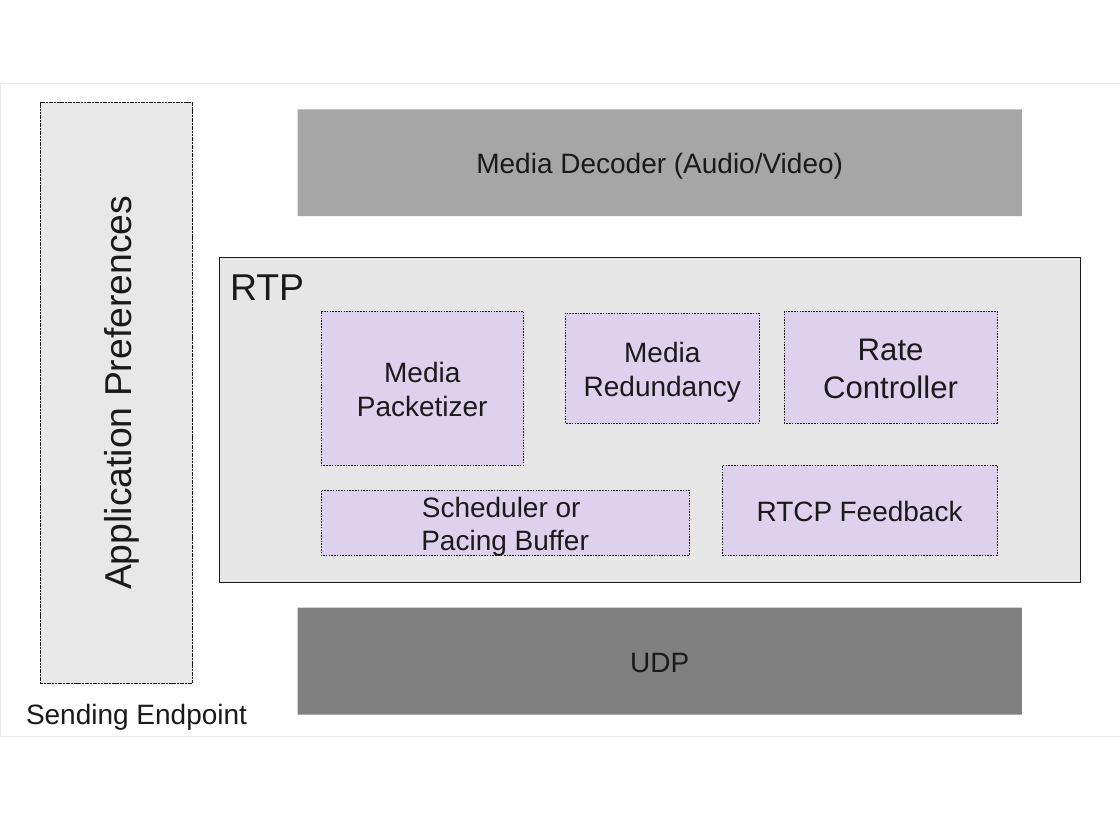
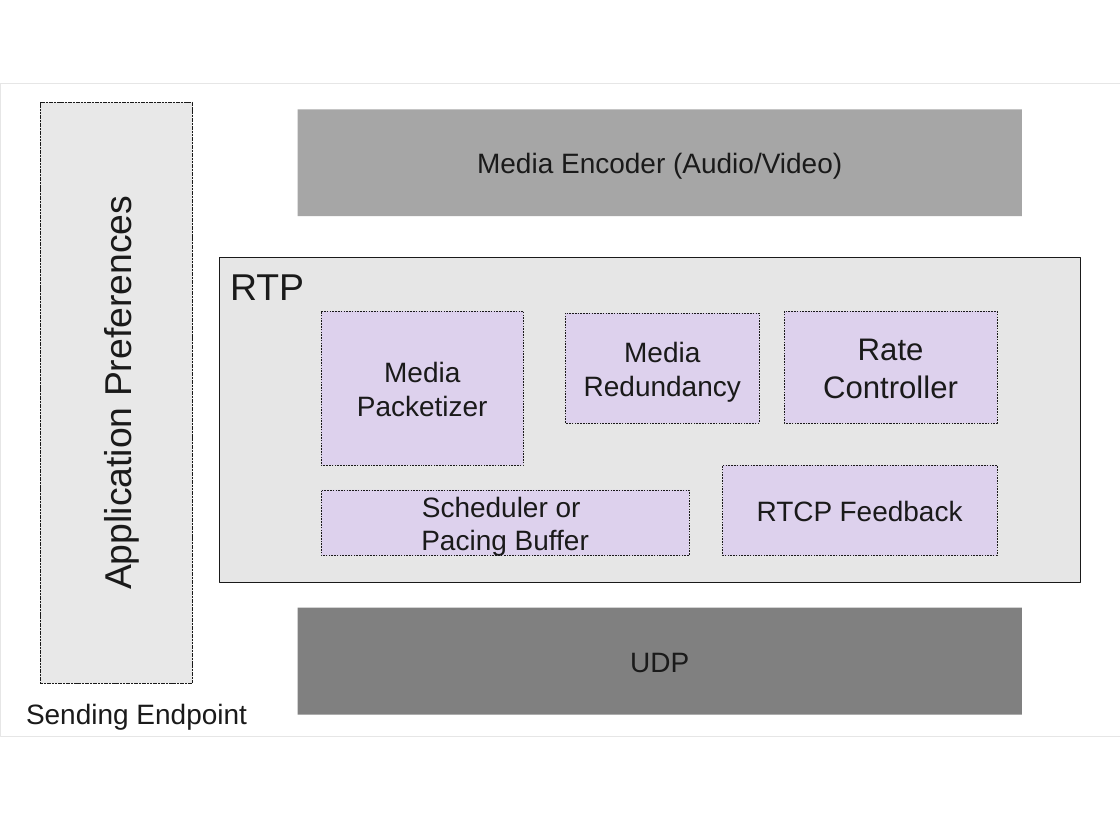
Before and after one commit to vr000m/PhD-thesis, a slide deck: slide 1 of graphs/source/media-app-stack.pptx. Drawn at 1120x840 pixels with LibreOffice and Linux fonts; fonts in the diff are those of the drawing. Boxes give left, top, right and bottom in pixels: in the first picture for what was removed or moved away, otherwise in the second. Text is boxed around its words. In the diff, an @@ line names an element or a change of style, - is before the commit and + after.

Commit message:
media encoder!!! not decoder.
FIXED — thanks to Joerg Widmer

```diff
--- a/graphs/source/media-app-stack.pptx
+++ b/graphs/source/media-app-stack.pptx
@@ text in rectangle at <box>477,152,842,179</box>: text changed @@
-Media Decoder (Audio/Video)
+Media Encoder (Audio/Video)
```
Also in this commit, not shown: 1 other file.
